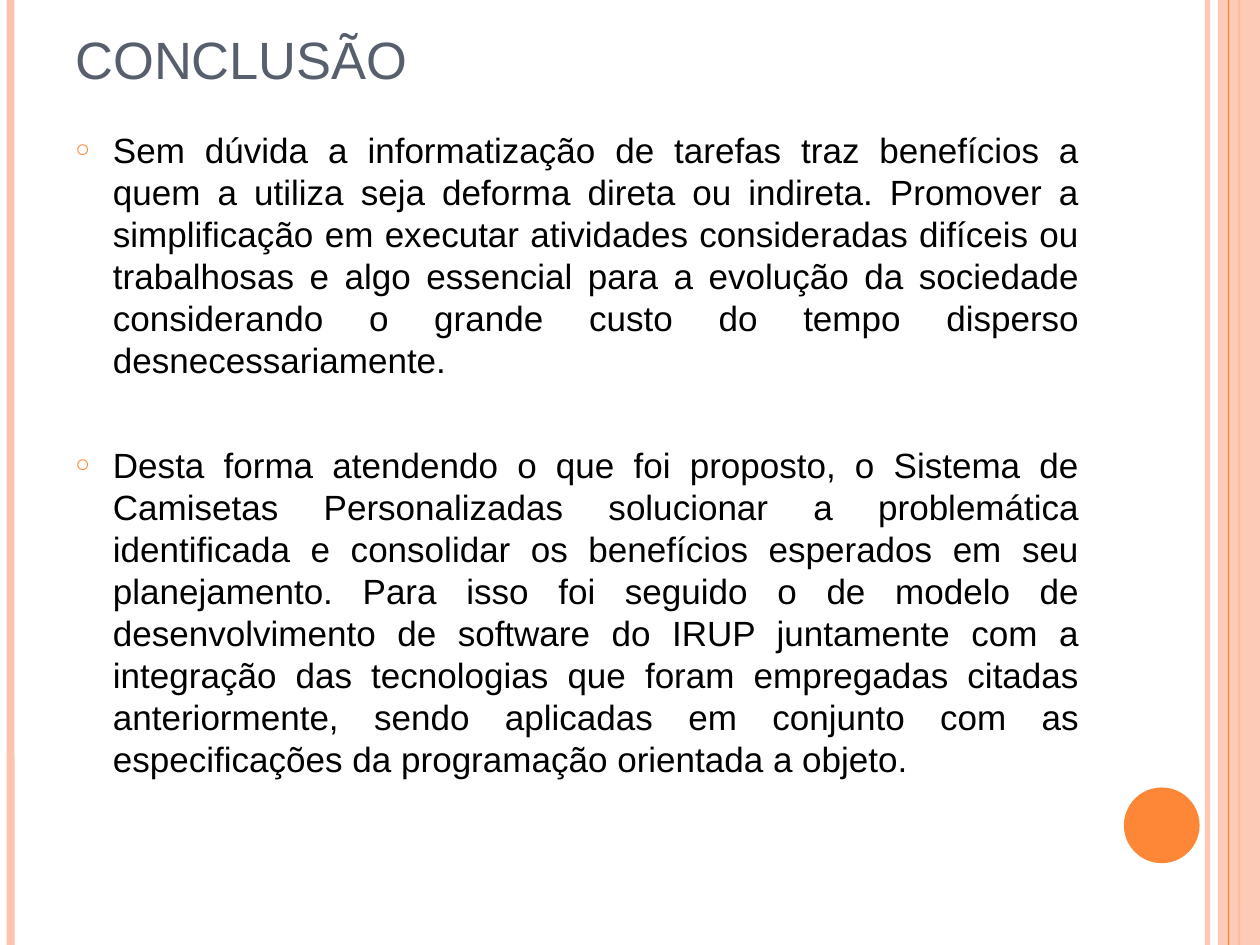
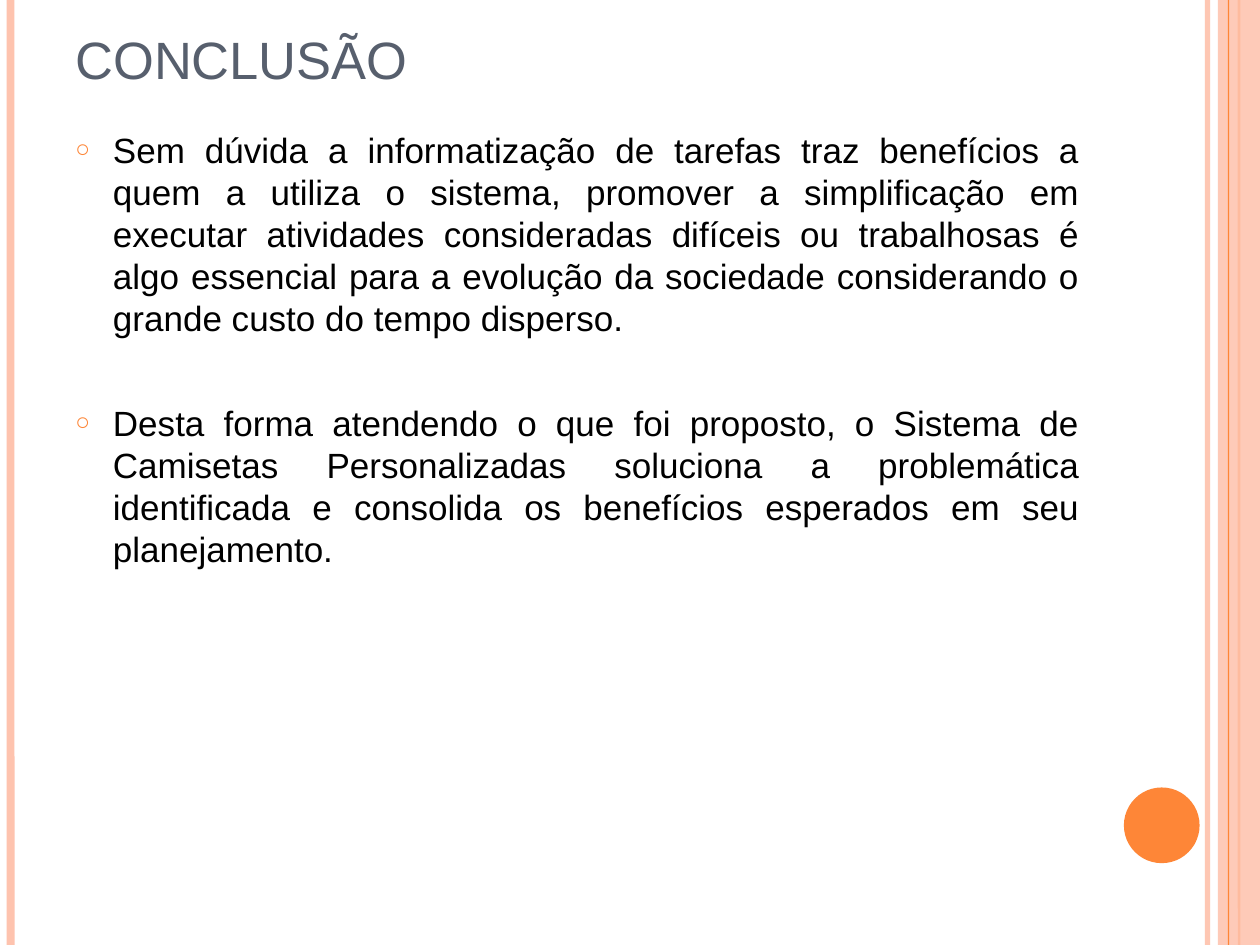
Before and after one commit to cerberosnash/sistema-de-camisetas-personalizadas, a slide deck: slide 20 of docs/Importantes/modelo-de-apresentação-de-tcc.ppt (slide 16 before the commit). Drawn at 1260x945 pixels with LibreOffice and Linux fonts; fonts in the diff are those of the drawing. Boxes give left, top, right and bottom in pixels: in the first picture for what was removed or moved away, otherwise in the second. Text is boxed around its words. In the diff, an @@ line names an element or a change of style, - is before the commit and + after.

```diff
--- a/docs/Importantes/modelo-de-apresentação-de-tcc.ppt
+++ b/docs/Importantes/modelo-de-apresentação-de-tcc.ppt
@@ text at (x1=113, y1=137, x2=1079, y2=569): text changed @@
-○ Sem dúvida a informatização de tarefas traz benefícios a quem a utiliza seja deforma direta ou indireta. Promover a simplificação em executar atividades consideradas difíceis ou trabalhosas e algo essencial para a evolução da sociedade considerando o grande custo do tempo disperso desnecessariamente.
-○ Desta forma atendendo o que foi proposto, o Sistema de Camisetas Personalizadas solucionar a problemática identificada e consolidar os benefícios esperados em seu planejamento. Para isso foi seguido o de modelo de desenvolvimento de software do IRUP juntamente com a integração das tecnologias que foram empregadas citadas anteriormente, sendo aplicadas em conjunto com as especificações da programação orientada a objeto.
+○ Sem dúvida a informatização de tarefas traz benefícios a quem a utiliza o sistema, promover a simplificação em executar atividades consideradas difíceis ou trabalhosas é algo essencial para a evolução da sociedade considerando o grande custo do tempo disperso.
+○ Desta forma atendendo o que foi proposto, o Sistema de Camisetas Personalizadas soluciona a problemática identificada e consolida os benefícios esperados em seu planejamento.
```
Also in this commit, not shown: 4 other slides changed, 1 slide removed.
